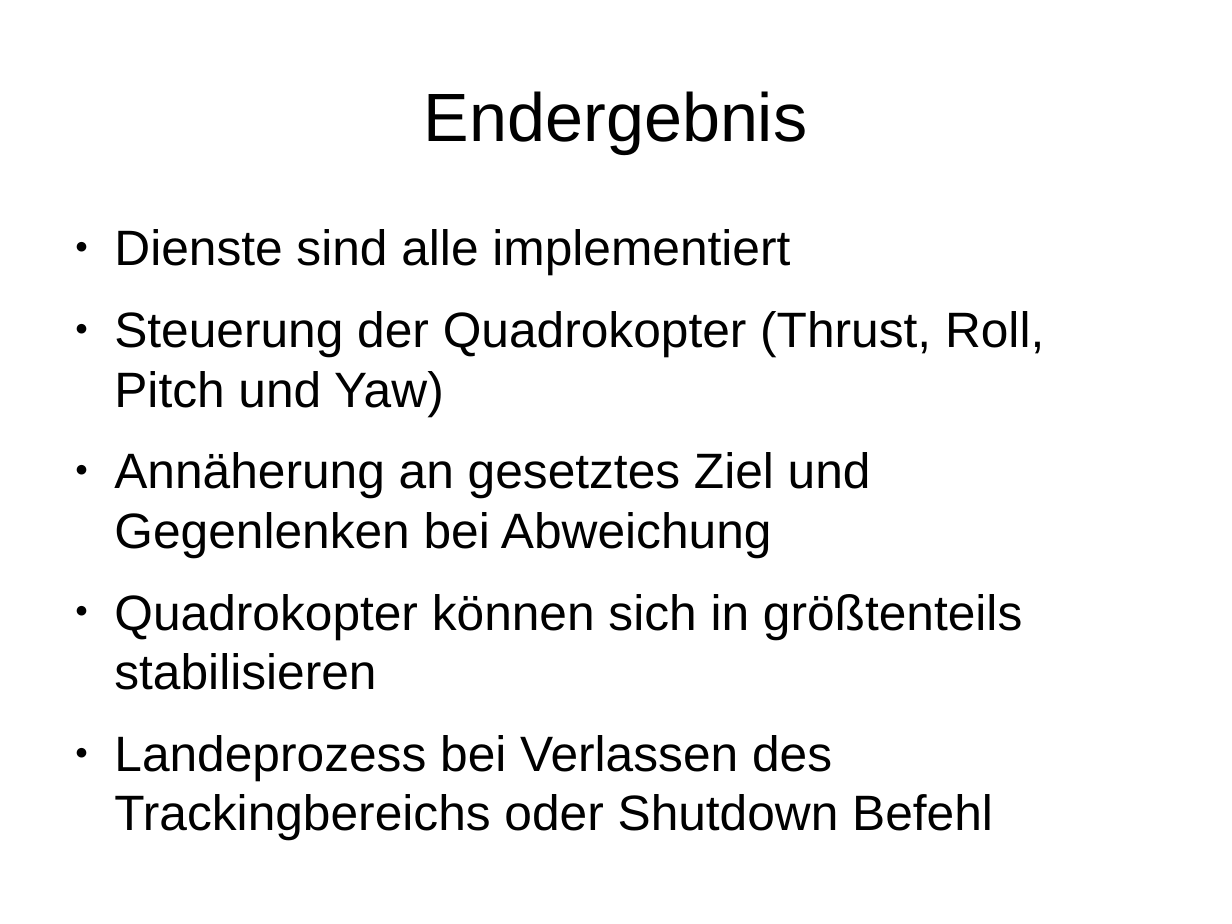
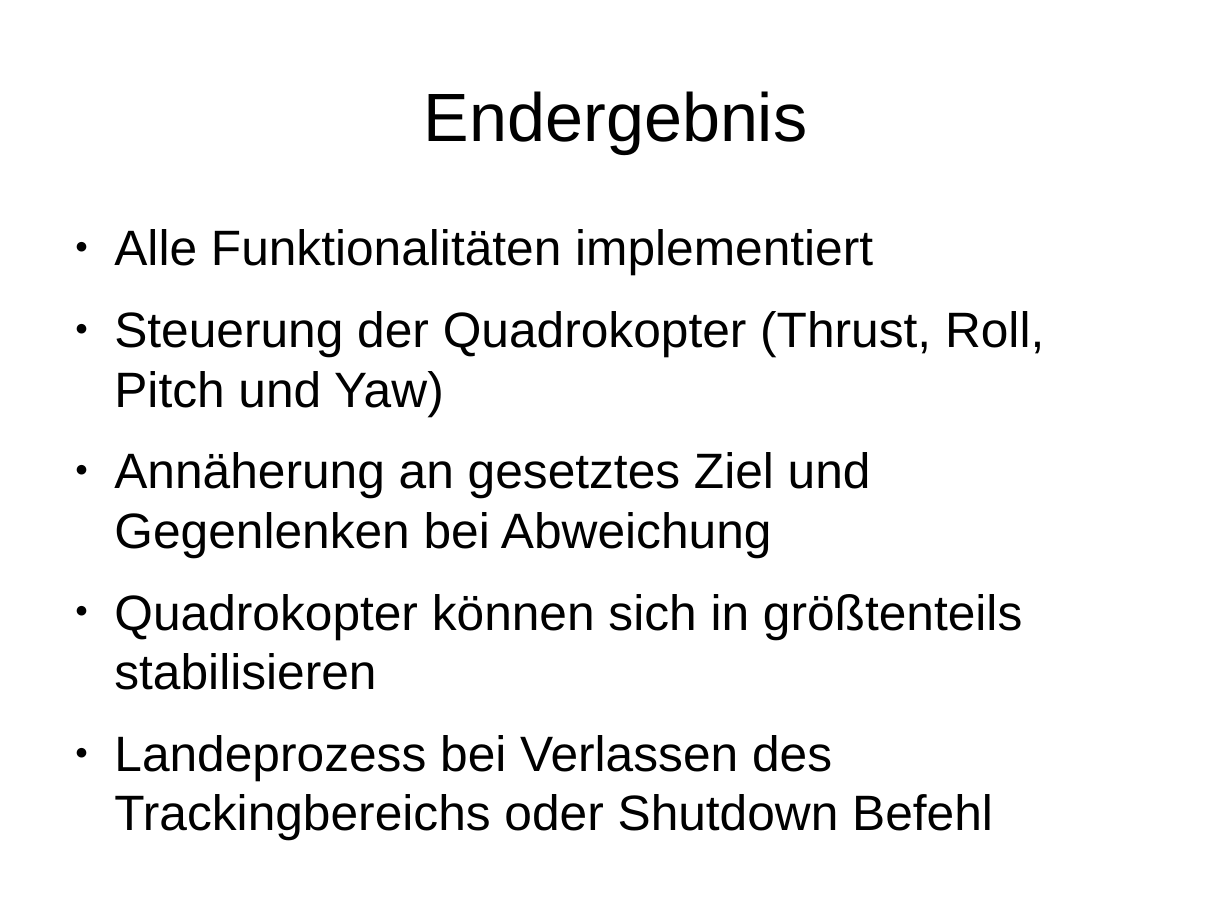
Before and after one commit to KITrokopter/Presentation, a slide deck: slide 30 of PresentationInTotal v0.1.odp (slide 26 before the commit). Drawn at 1232x924 pixels with LibreOffice and Linux fonts; fonts in the diff are those of the drawing. Boxes give left, top, right and bottom in pixels: in the first picture for what was removed or moved away, otherwise in the second. Text is boxed around its words. In the diff, an @@ line names an element or a change of style, - is before the commit and + after.

```diff
--- a/PresentationInTotal v0.1.odp
+++ b/PresentationInTotal v0.1.odp
@@ text at [114, 229, 873, 275]: text changed @@
-● Dienste sind alle implementiert
+● Alle Funktionalitäten implementiert
```
Also in this commit, not shown: 10 other slides changed, 5 slides added.
